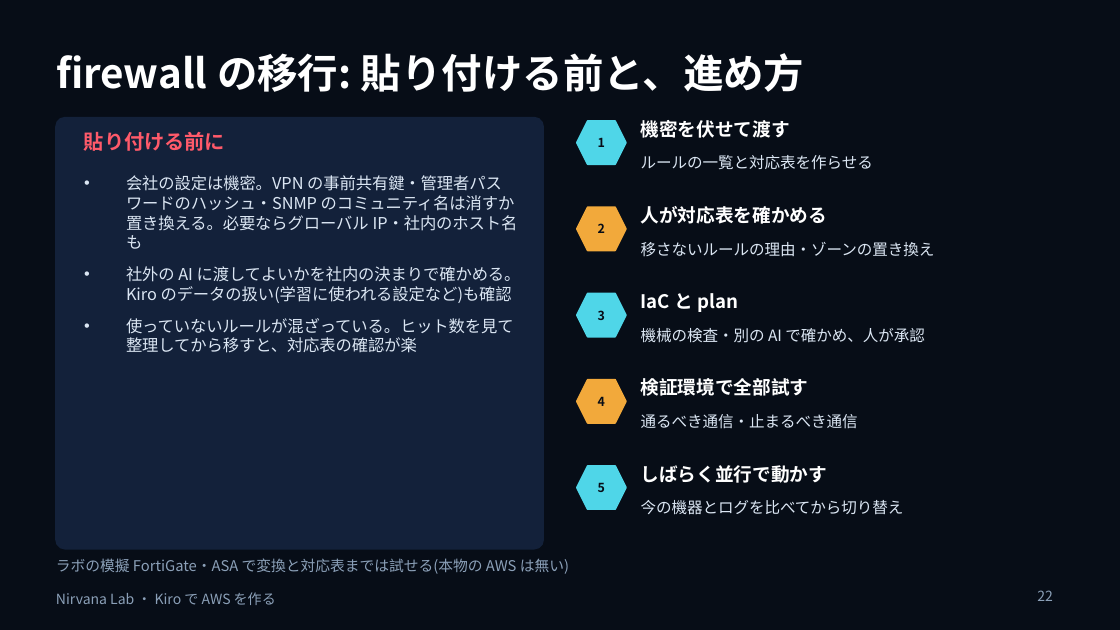
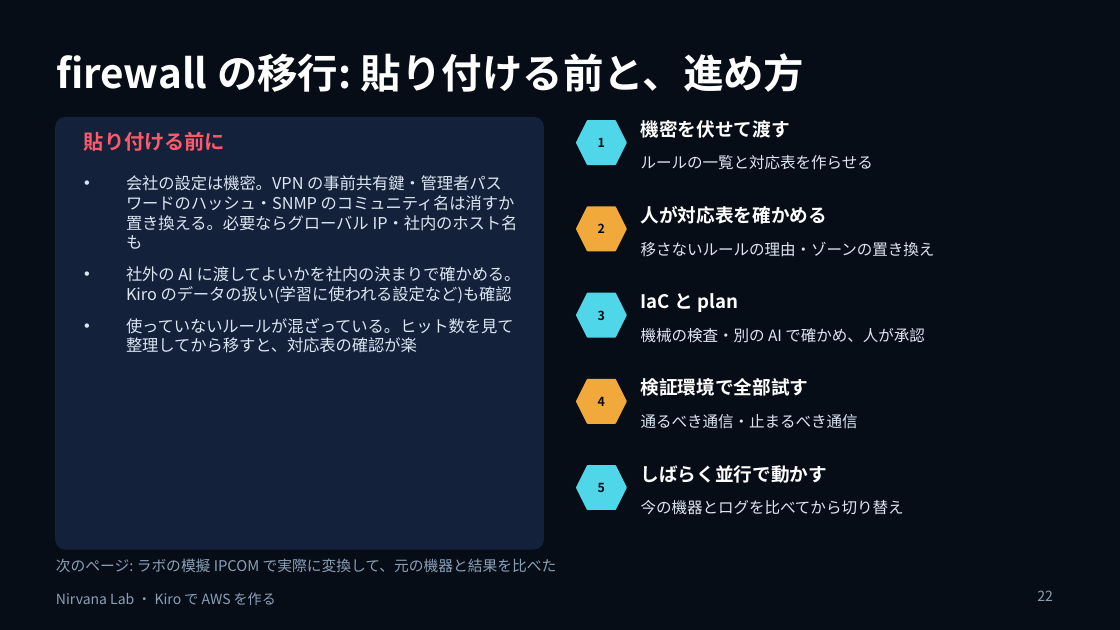
Before and after one commit to w-index-m/nirvana-lab, a slide deck: slide 22 of docs/ai-driven-dev-kiro.pptx. Drawn at 1120x630 pixels with LibreOffice and Linux fonts; fonts in the diff are those of the drawing. Boxes give left, top, right and bottom in pixels: in the first picture for what was removed or moved away, otherwise in the second. Text is boxed around its words. In the diff, an @@ line names an element or a change of style, - is before the commit and + after.

```diff
--- a/docs/ai-driven-dev-kiro.pptx
+++ b/docs/ai-driven-dev-kiro.pptx
@@ text at [56, 558, 557, 572]: text changed @@
-ラボの模擬 FortiGate・ASA で変換と対応表までは試せる(本物の AWS は無い)
+次のページ: ラボの模擬 IPCOM で実際に変換して、元の機器と結果を比べた
```
Also in this commit, not shown: 1 slide added, 3 other files.
